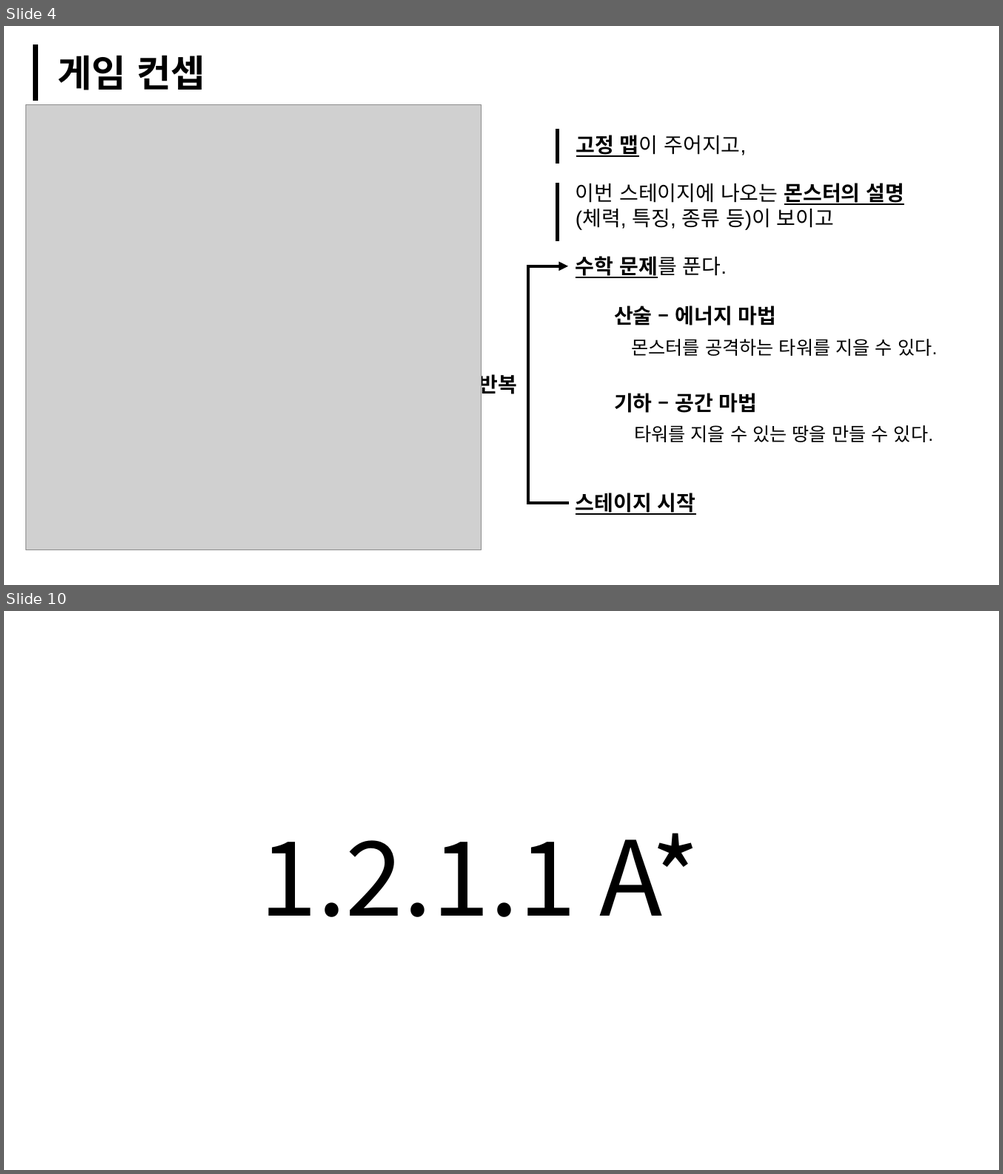
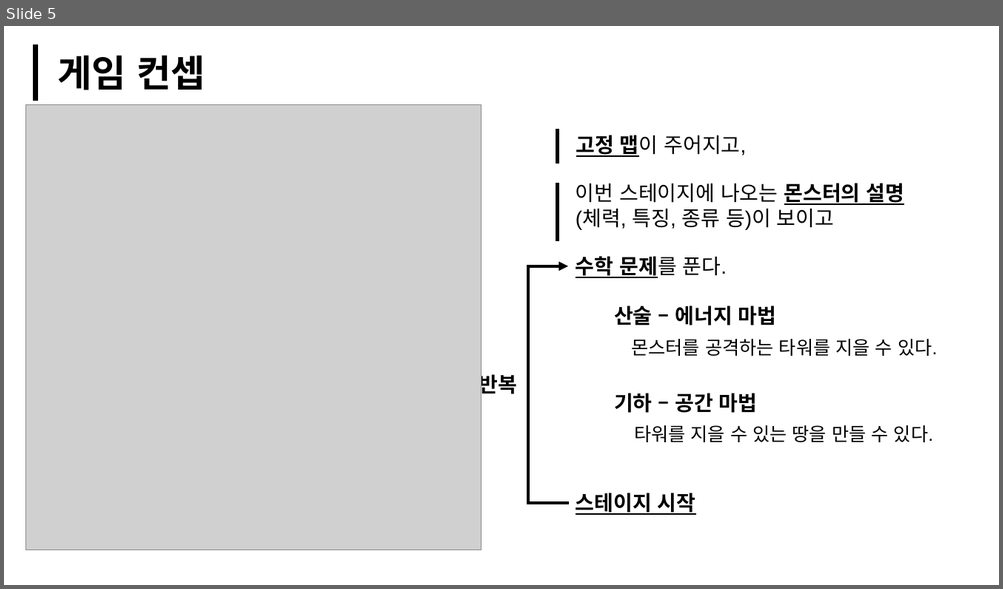
Before and after one commit to Bandyck/WinAPI_Serious, a slide deck: 0818.PPT문서제작/WinApiProject_Serious_임경태.pptx. Shown one above the other, each under a label of ours: slides 4 and 10 before the commit, slide 5 after it; the slides between them are not shown. The pictures are 1003x1174 and 1003x589 pixels, drawn with LibreOffice and Linux fonts; fonts in the diff are those of the drawing; grey boxes stand for pictures. Boxes give left, top, right and bottom in pixels: in the first picture for what was removed or moved away, otherwise in the second. Text is boxed around its words. In the diff, an @@ line names an element or a change of style, - is before the commit and + after.

```diff
--- a/0818.PPT문서제작/WinApiProject_Serious_임경태.pptx
+++ b/0818.PPT문서제작/WinApiProject_Serious_임경태.pptx
@@ slide 10 removed at <box>4,611,999,1170</box>, background #FFFFFF @@
@@ text removed at <box>259,833,700,917</box> @@
-1.2.1.1 A*
@@ what was slide 4 is now slide 5 @@
```
Also in this commit, not shown: 8 slides changed, 19 slides added, 10 other slides removed.
